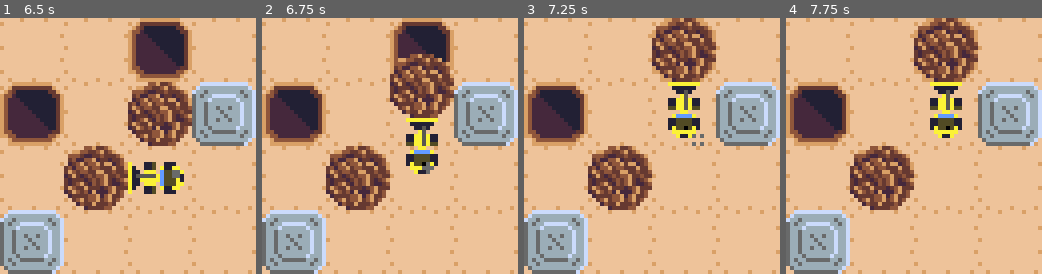
Above: before the commit, frames 1-4 (left to right).
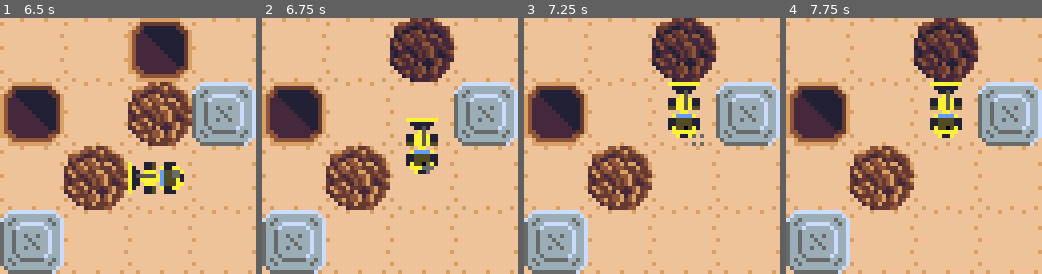
Above: after the commit, the same moments.

Repository: aludvik/Bouldering
Game: Godot game, scene res://Main.tscn
Same seed, same stepped clock (60 frames per second), same inputs: the game is played once before the commit and once after it.
Inputs (mouse positions are in pixels of both pictures, inside the frame that each line leads up to):
- Up to frame 1 (6.5 s): move the mouse to (184, 133) at 0.52 s; click (184, 133) at 0.67 s; move the mouse to (76, 158) at 1.27 s; click (76, 158) at 1.42 s; move the mouse to (153, 89) at 2.02 s; click (153, 89) at 2.17 s; move the mouse to (115, 197) at 2.77 s; click (115, 197) at 2.92 s; move the mouse to (204, 184) at 3.52 s; click (204, 184) at 3.67 s; move the mouse to (51, 107) at 4.27 s; click (51, 107) at 4.42 s; tap Enter at 5 s; move the mouse to (140, 146) at 5.02 s; click (140, 146) at 5.17 s; move the mouse to (89, 82) at 5.77 s; click (89, 82) at 5.92 s
- Up to frame 2 (6.75 s): move the mouse to (446, 133) at 6.52 s; click (446, 133) at 6.67 s
- Up to frame 3 (7.25 s): no input
- Up to frame 4 (7.75 s): move the mouse to (862, 158) at 7.27 s; click (862, 158) at 7.42 s

Frame 1 is identical in both runs. In frame 2, 7.7% of the frame differs, in the area x 50-75%, y 0-40%; in frame 3, 5.6%; in frame 4, 5.6%.

Commit message:
Replace hole and boulder with buried boulder

Diff:
--- a/Main.gd
+++ b/Main.gd
@@ -3,6 +3,7 @@
 # The number of cells in the gird
 export var board_size: int = 4
 
+var BuriedBoulder = preload("res://BuriedBoulder.tscn")
 var screen_size
 var square_size
 
@@ -16,7 +17,6 @@
 	for row in range(board_size):
 		for col in range(board_size):
 			grid.append(null)
-
 	for obstacle in get_tree().get_nodes_in_group("obstacles"):
 		grid[position_to_index(obstacle.position)] = obstacle
 	return grid
@@ -69,6 +69,15 @@
 			boulder_target = target - 1
 	grid[target].move_to(index_to_position(boulder_target))
 	$Tractor.move_to(index_to_position(target))
+	if grid[boulder_target] == null:
+		return
+	if !grid[boulder_target].get_groups().has("holes"):
+		return
+	grid[target].queue_free()
+	grid[boulder_target].queue_free()
+	var buried = BuriedBoulder.instance()
+	buried.position = index_to_position(boulder_target)
+	add_child(buried)
 
 func convert_path_cells_to_pixels(path):
 	var new_path = []
